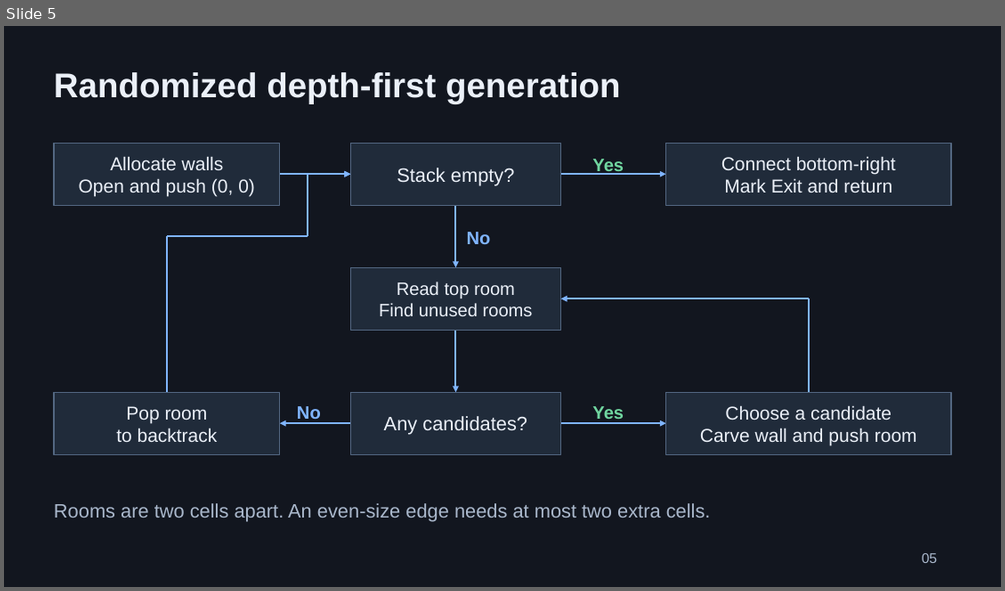
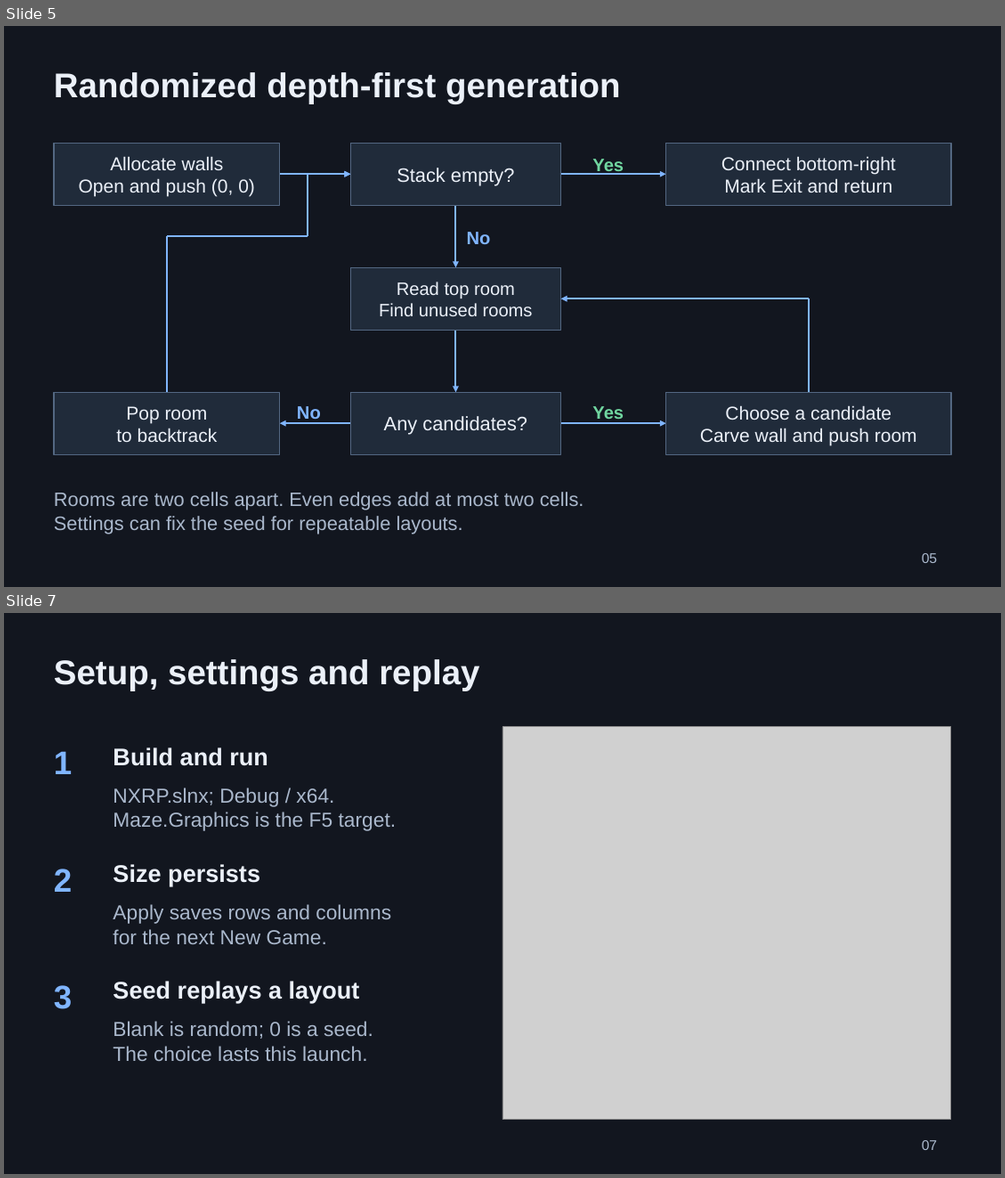
Before and after one commit to RMKolibarov24/NXRP, a slide deck: docs/NXRP_Defense.pptx. Shown one above the other, each under a label of ours: slide 5 before the commit, slides 5 and 7 after it; the slides between them are not shown. The pictures are 1005x591 and 1005x1178 pixels, drawn with LibreOffice and Linux fonts; fonts in the diff are those of the drawing; grey boxes stand for pictures. Boxes give left, top, right and bottom in pixels: in the first picture for what was removed or moved away, otherwise in the second. Text is boxed around its words. In the diff, an @@ line names an element or a change of style, - is before the commit and + after.

```diff
--- a/docs/NXRP_Defense.pptx
+++ b/docs/NXRP_Defense.pptx
@@ slide 7 added at [4,613,1001,1174], background #12161F @@
@@ text added at [54,659,479,691], 33 pt, text #EBF0F8, bold @@
+Setup, settings and replay
@@ picture added at [502,727,952,1119] @@
@@ text added at [54,751,72,774], 31.5 pt, text #80B5FF, bold @@
+1
@@ text added at [113,747,268,766], 23.2 pt, text #EBF0F8, bold @@
+Build and run
@@ text added at [113,787,396,831], 19.5 pt, text #AAB8CC @@
+NXRP.slnx; Debug / x64.
+Maze.Graphics is the F5 target.
@@ text added at [54,868,72,892], 31.5 pt, text #80B5FF, bold @@
+2
@@ text added at [113,864,260,886], 23.2 pt, text #EBF0F8, bold @@
+Size persists
@@ text added at [113,904,391,944], 19.5 pt, text #AAB8CC @@
+Apply saves rows and columns
+for the next New Game.
@@ text added at [54,985,72,1009], 31.5 pt, text #80B5FF, bold @@
+3
@@ text added at [113,981,360,1003], 23.2 pt, text #EBF0F8, bold @@
+Seed replays a layout
@@ text added at [113,1021,373,1061], 19.5 pt, text #AAB8CC @@
+Blank is random; 0 is a seed.
+The choice lasts this launch.
@@ text added at [922,1140,937,1150], 13.5 pt, text #AAB8CC @@
+07
@@ slide 5 changed as well @@
@@ text at [54,491,584,533]: text changed @@
-Rooms are two cells apart. An even-size edge needs at most two extra cells.
+Rooms are two cells apart. Even edges add at most two cells.
+Settings can fix the seed for repeatable layouts.
```
Also in this commit, not shown: 8 other slides changed, 1 slide removed, 5 other files.
